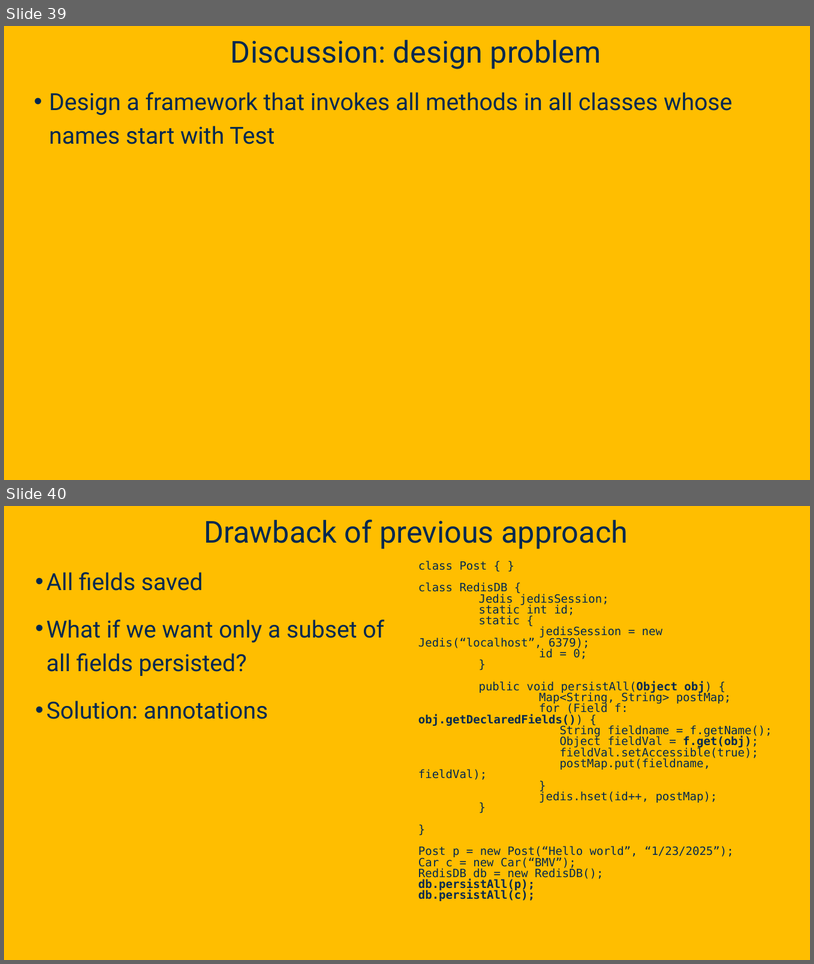
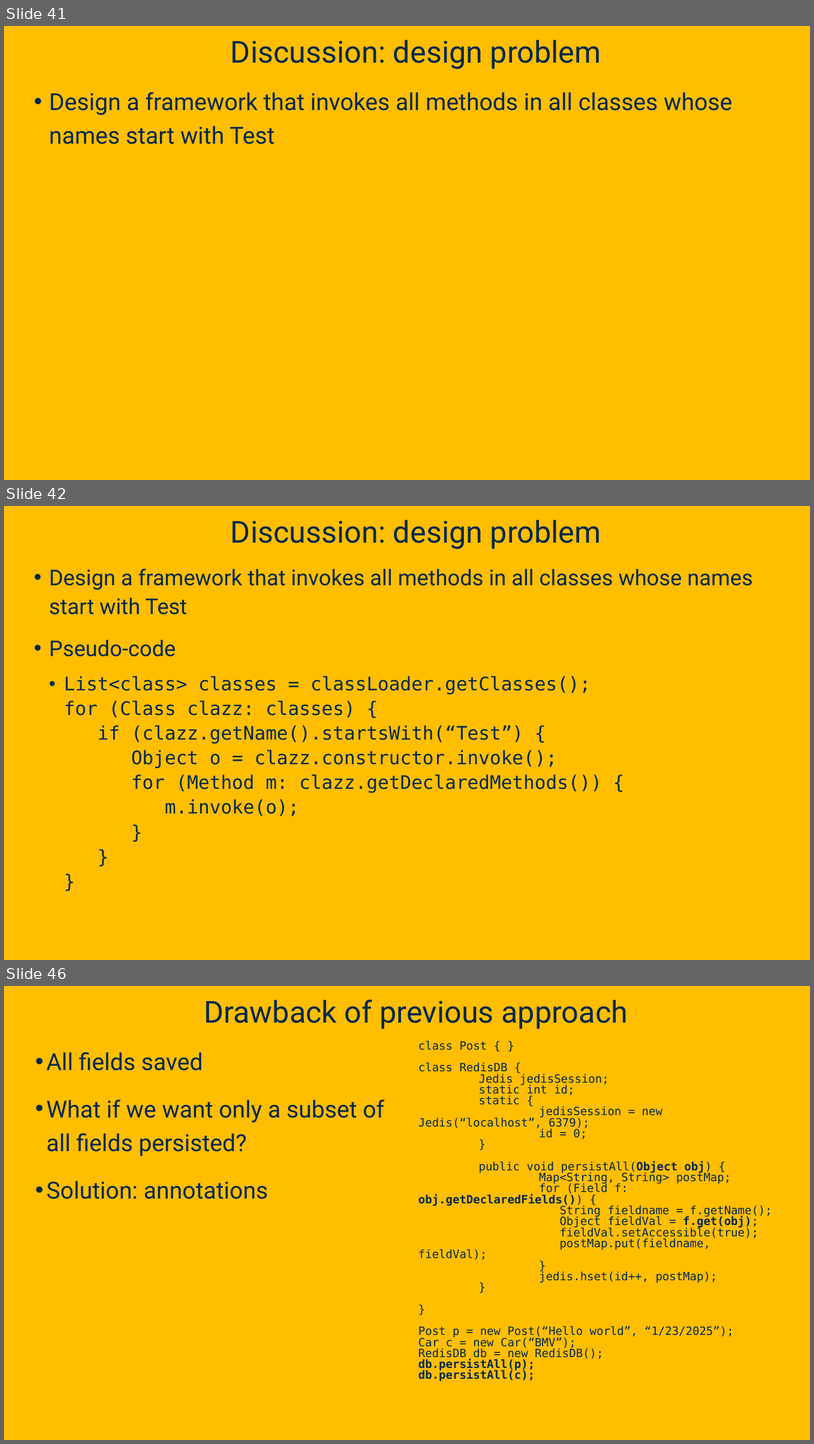
Before and after one commit to davsec-teaching/ecs160-f25, a slide deck: slides/5_annotations_and_reflection.pptx. Shown one above the other, each under a label of ours: slides 39 and 40 before the commit, slides 41, 42 and 46 after it; the slides between them are not shown. The pictures are 814x964 and 814x1444 pixels, drawn with LibreOffice and Linux fonts; fonts in the diff are those of the drawing; background and template pictures are left out. Boxes give left, top, right and bottom in pixels: in the first picture for what was removed or moved away, otherwise in the second. Text is boxed around its words. In the diff, an @@ line names an element or a change of style, - is before the commit and + after.

```diff
--- a/slides/5_annotations_and_reflection.pptx
+++ b/slides/5_annotations_and_reflection.pptx
@@ slide 42 added at [4,506,810,960], background picture (left out) @@
@@ title added at [231,520,602,549], 36 pt, text #022850 @@
+Discussion: design problem
@@ text added at [49,568,753,816], 22.2 pt, text #022850 @@
+• Design a framework that invokes all methods in all classes whose names start with Test
+• Pseudo-code
+  • List<class> classes = classLoader.getClasses();
+    for (Class clazz: classes) {
+    if (clazz.getName().startsWith(“Test”) {
+    Object o = clazz.constructor.invoke();
+    for (Method m: clazz.getDeclaredMethods()) {
+    m.invoke(o);
+    }
+    }
+    }
@@ what was slide 39 is now slide 41 @@
@@ what was slide 40 is now slide 46 @@
```
Also in this commit, not shown: 1 slide changed, 6 other slides added, 1 slide removed.
